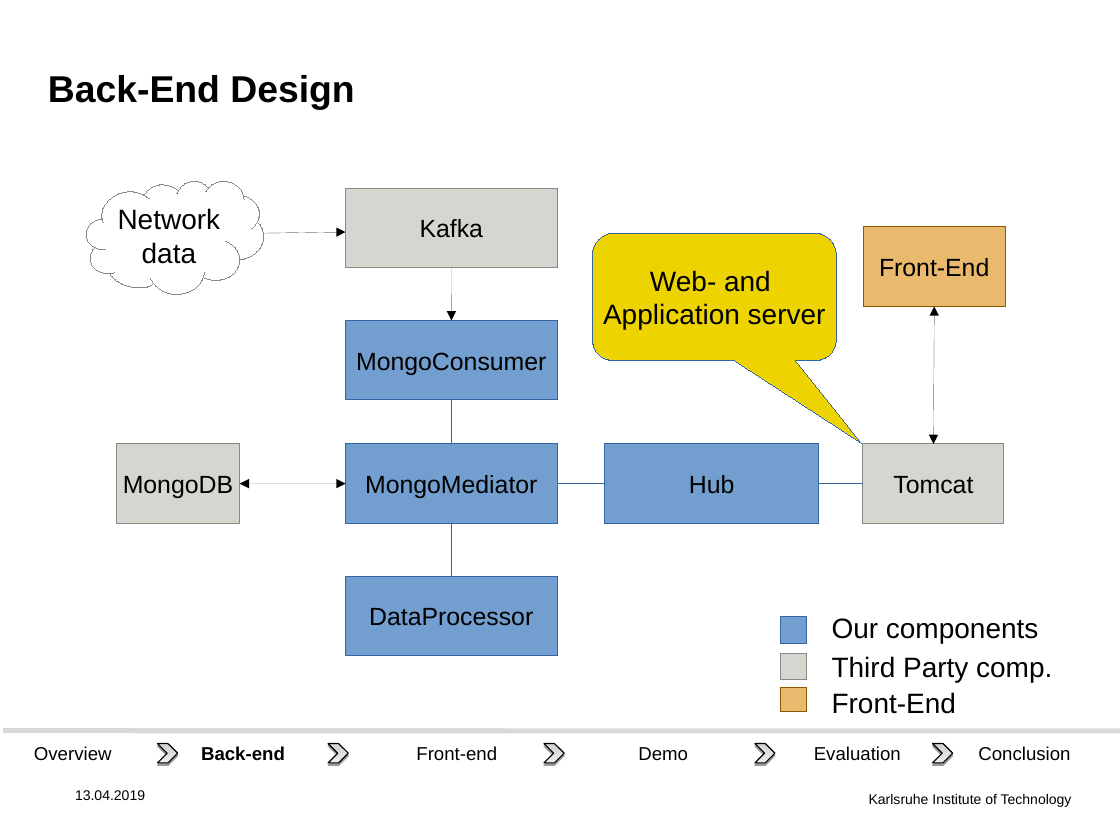
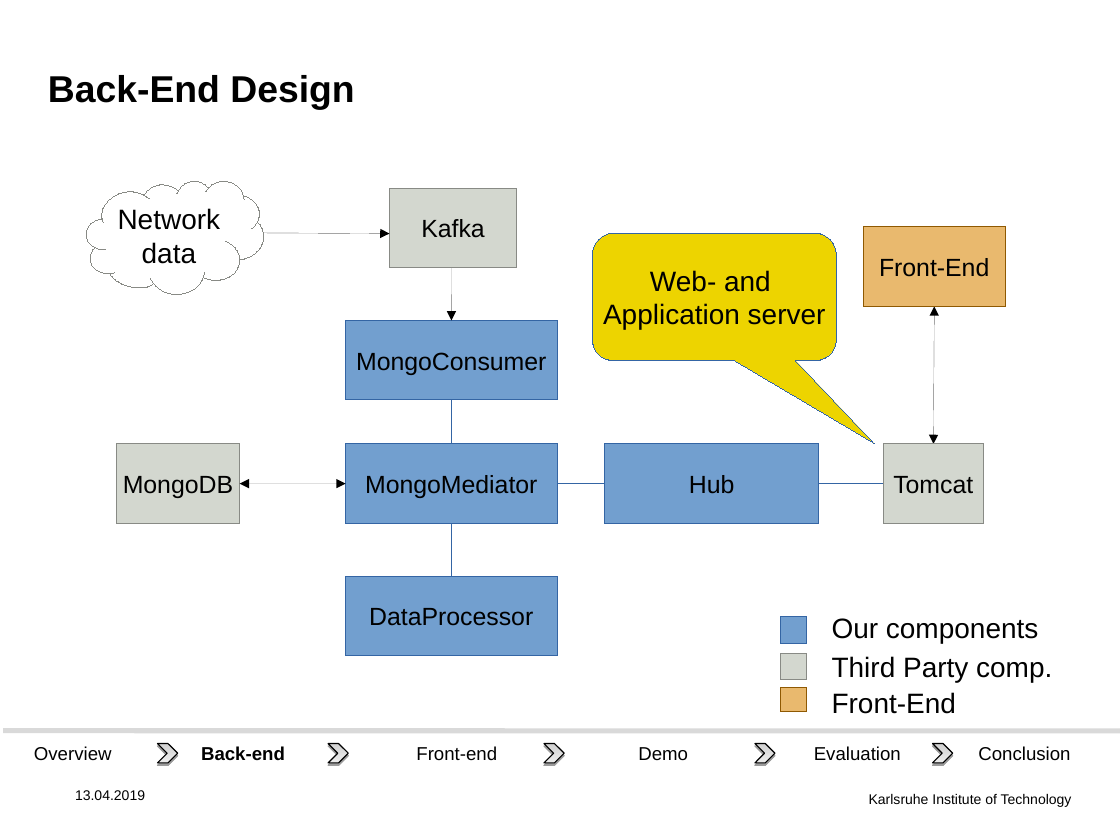
Before and after one commit to DHSTTOS/documents, a slide deck: slide 13 of final_presentation/final-pres3.odp. Drawn at 1120x840 pixels with LibreOffice and Linux fonts; fonts in the diff are those of the drawing; background and template pictures are left out. Boxes give left, top, right and bottom in pixels: in the first picture for what was removed or moved away, otherwise in the second. Text is boxed around its words. In the diff, an @@ line names an element or a change of style, - is before the commit and + after.

```diff
--- a/final_presentation/final-pres3.odp
+++ b/final_presentation/final-pres3.odp
@@ rectangle "Kafka": place and size @@
-rectangle "Kafka" at bbox=[346, 188, 558, 268]
+rectangle "Kafka" at bbox=[390, 188, 517, 268]
@@ arrow moved from (264, 233) - (346, 232) to (264, 233) - (390, 234) @@
@@ rectangle "Tomcat": place and size @@
-rectangle "Tomcat" at bbox=[862, 444, 1004, 523]
+rectangle "Tomcat" at bbox=[883, 444, 983, 523]
@@ elbow line moved from (819, 484) - (864, 484) to (819, 484) - (884, 484) @@
```
Also in this commit, not shown: 7 other slides changed.
